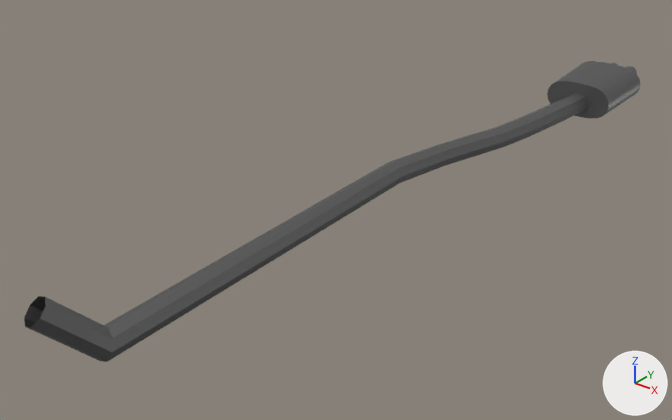
The Blender file content/cars/nissan_rs13/exhaust_oem.blend, before and after one commit.
Rendered twice from a 50 mm lens placed at (2.09, -1.94, 1.4), pointed at (0.23, 0.39, -0.05). Every picture has the same lights, and +X, +Y and +Z are marked at lower right.

The first picture shows 'Exhaust'.
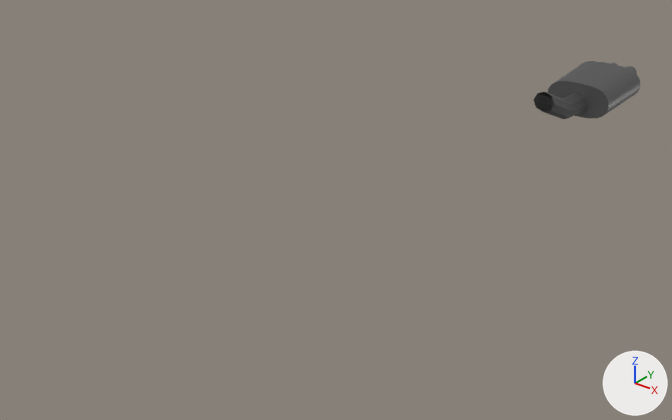
Commit message: Minor fix of exhaust_hks and exhaust_oem

Where the newer file only moved an object's origin or applied its transform, the numbers keep the older frame.

What differs and where, as boxes [x1, y1, x2, y2] in the pictures (672 x 420 px):
'Exhaust', reshaped (83% narrower, 80% shorter): before [24, 61, 640, 362]; after [534, 61, 640, 119]
part 1 of me_exhaust, cut back: before [24, 99, 571, 362]; after [534, 92, 571, 119]

The change, as a list of edits to the scene's bpy script:
```text
Change me_exhaust:
    used by ob_exhaust; location = (0.0, 0.0, 0.015); rotation_euler = (1.571, 0.0, 3.142), in degrees (90, 0, 180)
    remove me_exhaust.from_pydata(...)  # 1393 vertices, 2062 faces; spans x -0.66..-0.22, y -0.05..0.17, z -0.89..2.18
    add me_exhaust.from_pydata(...)  # 1337 vertices, 1950 faces; spans x -0.66..-0.36, y -0.02..0.14, z 1.47..2.18
    me_exhaust part 1
    56 vertices are removed from x -0.48..-0.22, y -0.05..0.17, z -0.89..1.34
    112 faces are deleted
    6 vertices in x -0.51..-0.42, y -0.01..0.05, z 1.47..1.48 move by (0.0, 0.08, 0.0)
    2 vertices move from x -0.47, y -0.02..0.07, z 1.47 to x -0.47, y 0.05..0.14, z 1.47
```
